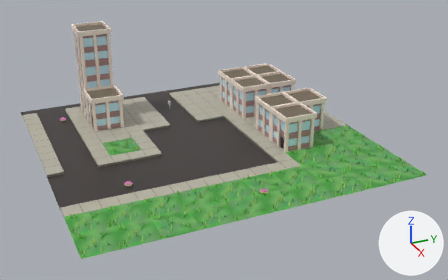
The Blender file scenes/city.blend: old version first, new version second.
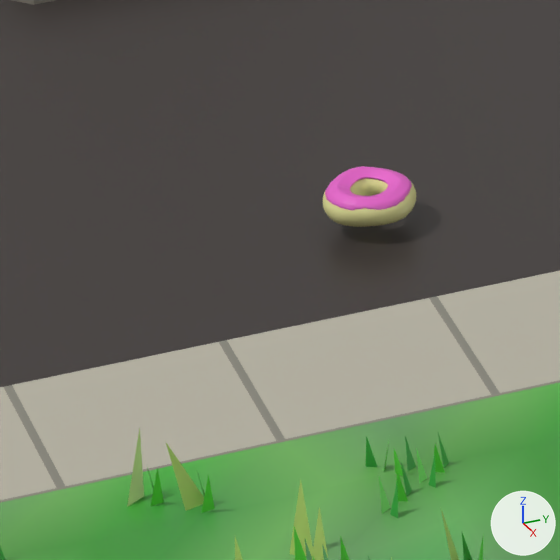
The first picture shows the older version from a 50 mm lens placed at (43.1, -6.7, 16.7), pointed at (10.7, 7.9, 0.5). The close-ups show both versions on the part from 22% to 32% of the width and 60% to 77% of the height of that picture. Every picture has the same lights, and +X, +Y and +Z are marked at lower right.
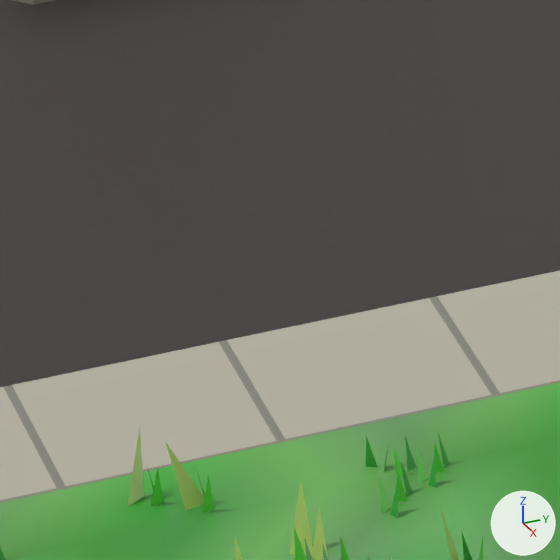
Diff of the bpy script that builds the scene:
```diff
--- a/scenes/city.blend.py
+++ b/scenes/city.blend.py
@@ ob_donut_001 @@
 ob_donut_001 = bpy.data.objects.new('donut.001', me_torus_002)
-ob_donut_001.location = (12.957, 1.0, 0.0)
+ob_donut_001.location = (12.0, 14.0, 0.1)
 ob_donut_001.scale = (3.0, 3.0, 3.0)
```

Changed parts and their boxes [x1, y1, x2, y2] in the close-ups (560 x 560 px):
'frosting.001', moved (not visible afterwards)
    before: [325, 166, 412, 210]
'donut.001', moved (not visible afterwards)
    before: [323, 178, 416, 227]
